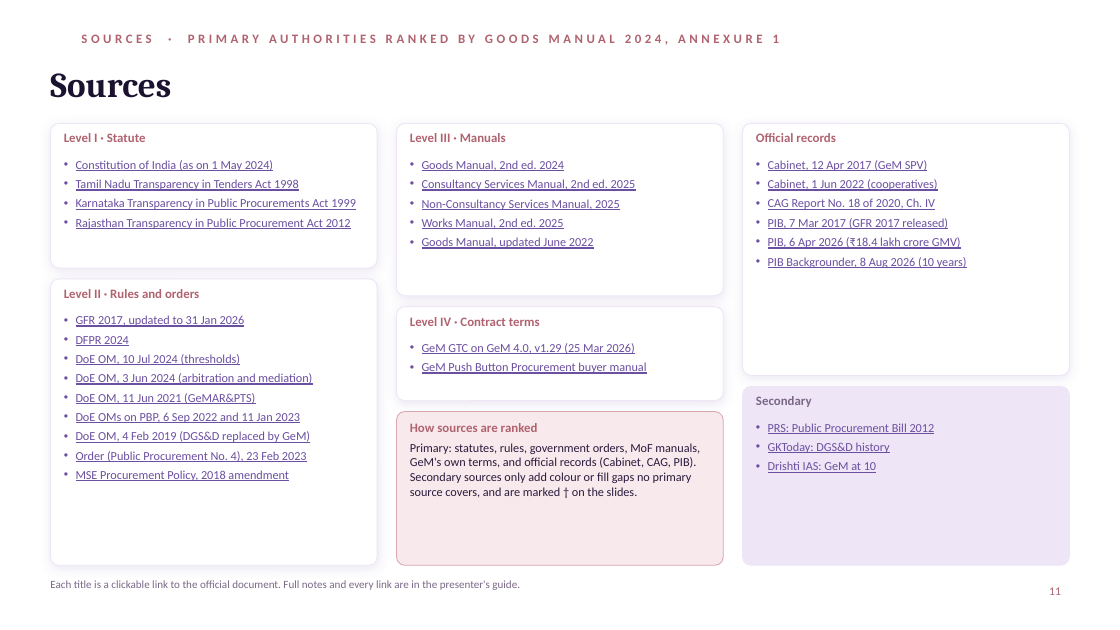
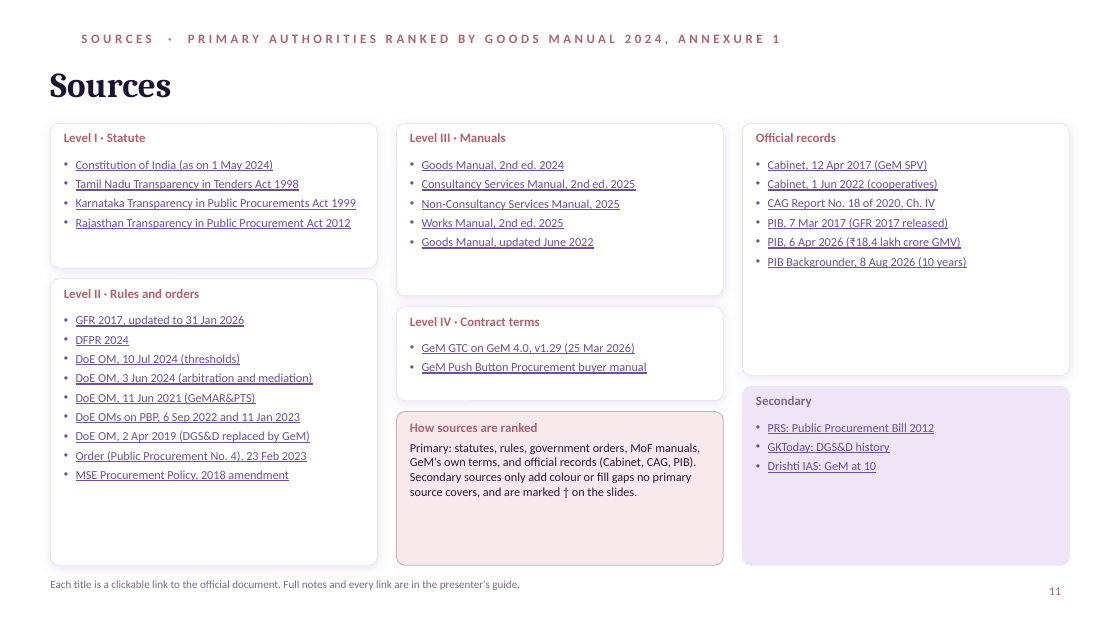
Before and after one commit to Sub-afk/Subbu-Claude, a slide deck: slide 11 of gem-presentation/GeM_Presentation.pptx. Drawn at 1120x630 pixels with LibreOffice and Linux fonts; fonts in the diff are those of the drawing; background and template pictures are left out. Boxes give left, top, right and bottom in pixels: in the first picture for what was removed or moved away, otherwise in the second. Text is boxed around its words. In the diff, an @@ line names an element or a change of style, - is before the commit and + after.

```diff
--- a/gem-presentation/GeM_Presentation.pptx
+++ b/gem-presentation/GeM_Presentation.pptx
@@ text at [76, 431, 310, 443]: text changed @@
-• DoE OM, 4 Feb 2019 (DGS&D replaced by GeM)
+• DoE OM, 2 Apr 2019 (DGS&D replaced by GeM)
```
Also in this commit, not shown: 1 other slide changed.
